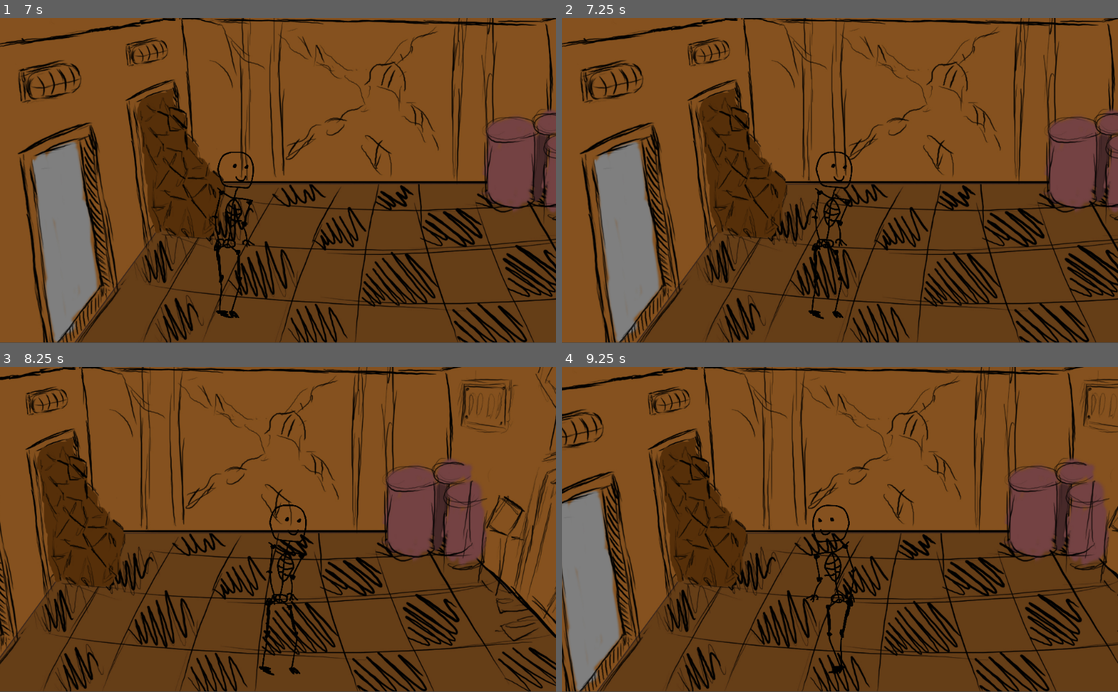
Above: before the commit, frames 1-4 (two rows, left to right).
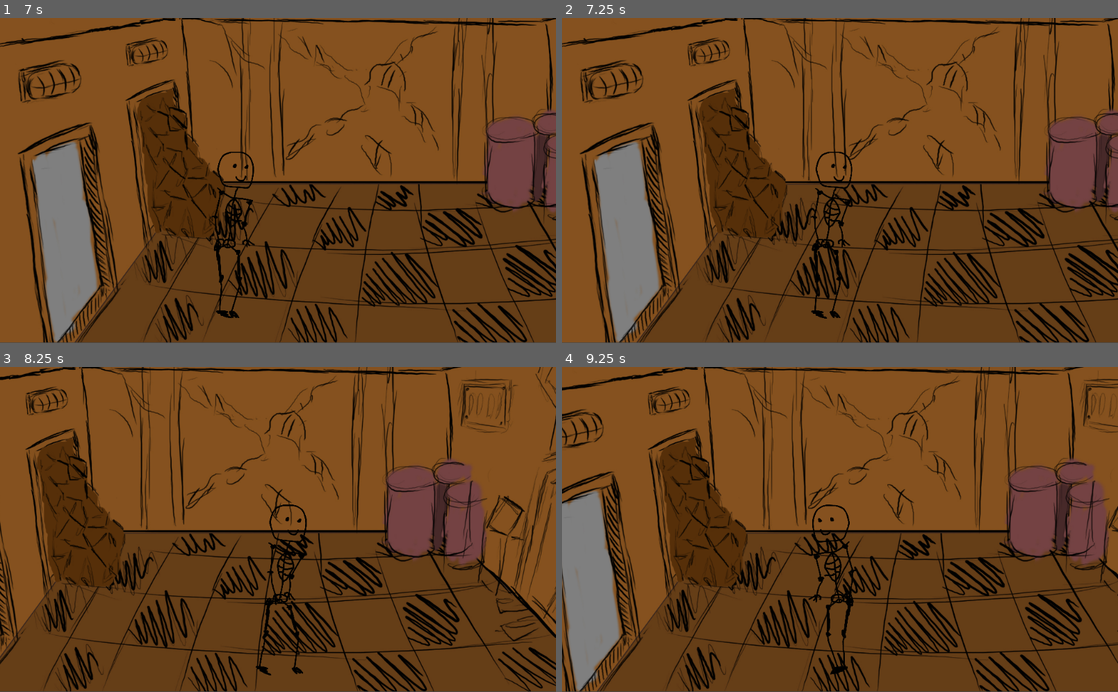
Above: after the commit, the same moments.

Repository: olejik-web/NotForgotten-Main
Game: Godot game, scene res://Room2.tscn
Two runs of this game, one before a commit and one after it. Both use one fixed random seed, a clock stepped at 60 frames per second and the inputs below. This scene is started directly instead of the project's main scene.
Inputs:
- Up to frame 1 (7 s): tap Enter at 0.5 s; hold Up (ui_up) 0.53-2.03 s; tap Space at 1.25 s; hold Left (ui_left) 2.03-3.53 s; hold Down (ui_down) 3.53-4.28 s; hold Right (ui_right) 4.28-5.03 s; hold Up (ui_up) 5.03-5.78 s; hold Right (ui_right) from 5.78 s (still down)
- Up to frame 2 (7.25 s): keep holding Right (ui_right)
- Up to frame 3 (8.25 s): release Right (ui_right) at 8.03 s; hold Down (ui_down) from 8.03 s (still down)
- Up to frame 4 (9.25 s): release Down (ui_down) at 8.78 s; hold Left (ui_left) from 8.78 s (still down)

Frame 1 is identical in both runs. In frame 2, 0.4% of the frame differs, in the area x 44-53%, y 41-93%; in frame 3, 0.4%, in the area x 46-56%, y 42-95%; in frame 4, 0.4%.

Commit message:
Fixed Movement-2

Diff:
--- a/scripts/MainPlayerScript.gd
+++ b/scripts/MainPlayerScript.gd
@@ -8,6 +8,7 @@
 var out
 var entered_trigger = false
 var from_bath = false
+var movement = false
 
 func _ready():
 	if Global.enter_scene == 1:
@@ -19,35 +20,48 @@
 
 func _process(delta):
 	var velocity = Vector2()
-	if position.y > ex_room_top_limit:
-		if Input.is_action_pressed("ui_up"):
+	if Input.is_action_pressed("ui_up"):
+		if position.y > ex_room_top_limit:
 			velocity.y -= 0.6
-	if position.y < ex_room_down_limit:
-		if Input.is_action_pressed("ui_down"):
+		$AnimatedSprite.animation = "walk"
+		movement = true
+	if Input.is_action_pressed("ui_down"):
+		if position.y < ex_room_down_limit:
 			velocity.y += 0.6
+		$AnimatedSprite.animation = "walk"
+		movement = true
 	scale.x = (0.5 - (ex_room_down_limit - position.y)/limit) * (downSize - orSize) + orSize
 	scale.y = (0.5 - (ex_room_down_limit - position.y)/limit) * (downSize - orSize) + orSize
 
 	if Input.is_action_pressed("ui_right"):
 		velocity.x += 1
+		$AnimatedSprite.animation = "walk"
+		movement = true
+		$AnimatedSprite.flip_h = false
 	if Input.is_action_pressed("ui_left"):
 		velocity.x -= 1
+		$AnimatedSprite.animation = "walk"
+		movement = true
+		$AnimatedSprite.flip_h = true
 	if velocity.length() > 0:
 		velocity = velocity.normalized() * speed
 		$CollisionShape2D.position=velocity
 	if out:
-		if velocity.length() != 0:
+		print("out")
+		if not movement:
+			$AnimatedSprite.animation = "stand"
+		elif $AnimatedSprite.animation == "stand":
 			$AnimatedSprite.animation = "walk"
-		else:
-			$AnimatedSprite.animation = "stand"
 		if velocity.x < 0:
 			$AnimatedSprite.flip_h = true
 		elif velocity.x > 0:
 			$AnimatedSprite.flip_h = false
-		$AnimatedSprite.play()
 		position += velocity * delta
 	else:
-		if velocity.length() != 0:
+		if not movement:
+			$AnimatedSprite.animation = "stand"
+		elif $AnimatedSprite.animation == "stand":
 			$AnimatedSprite.animation = "walk"
-		else:
-			$AnimatedSprite.animation = "stand"
+	movement = false
+	print($AnimatedSprite.animation, movement)
+	$AnimatedSprite.play()
